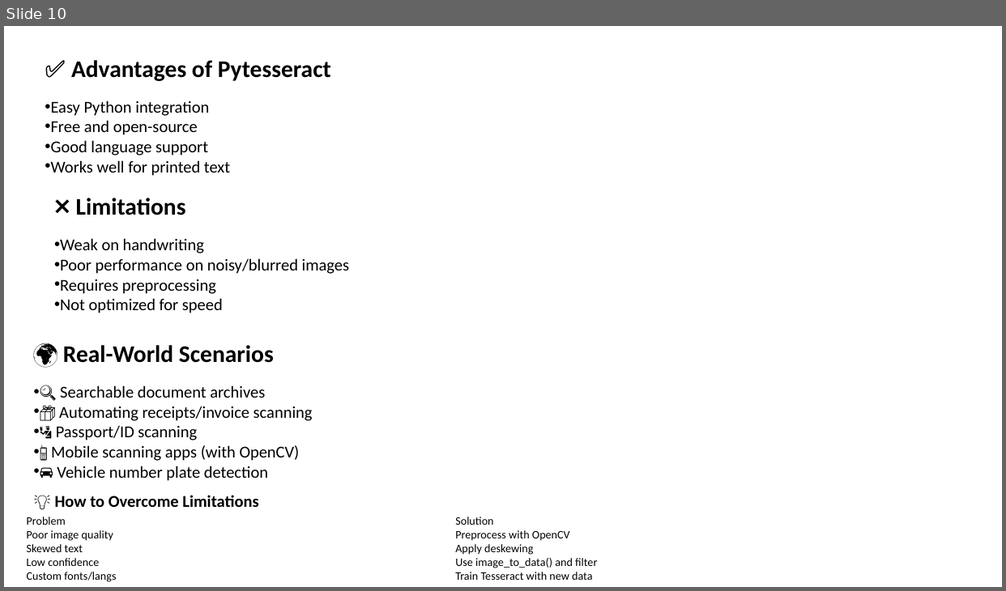
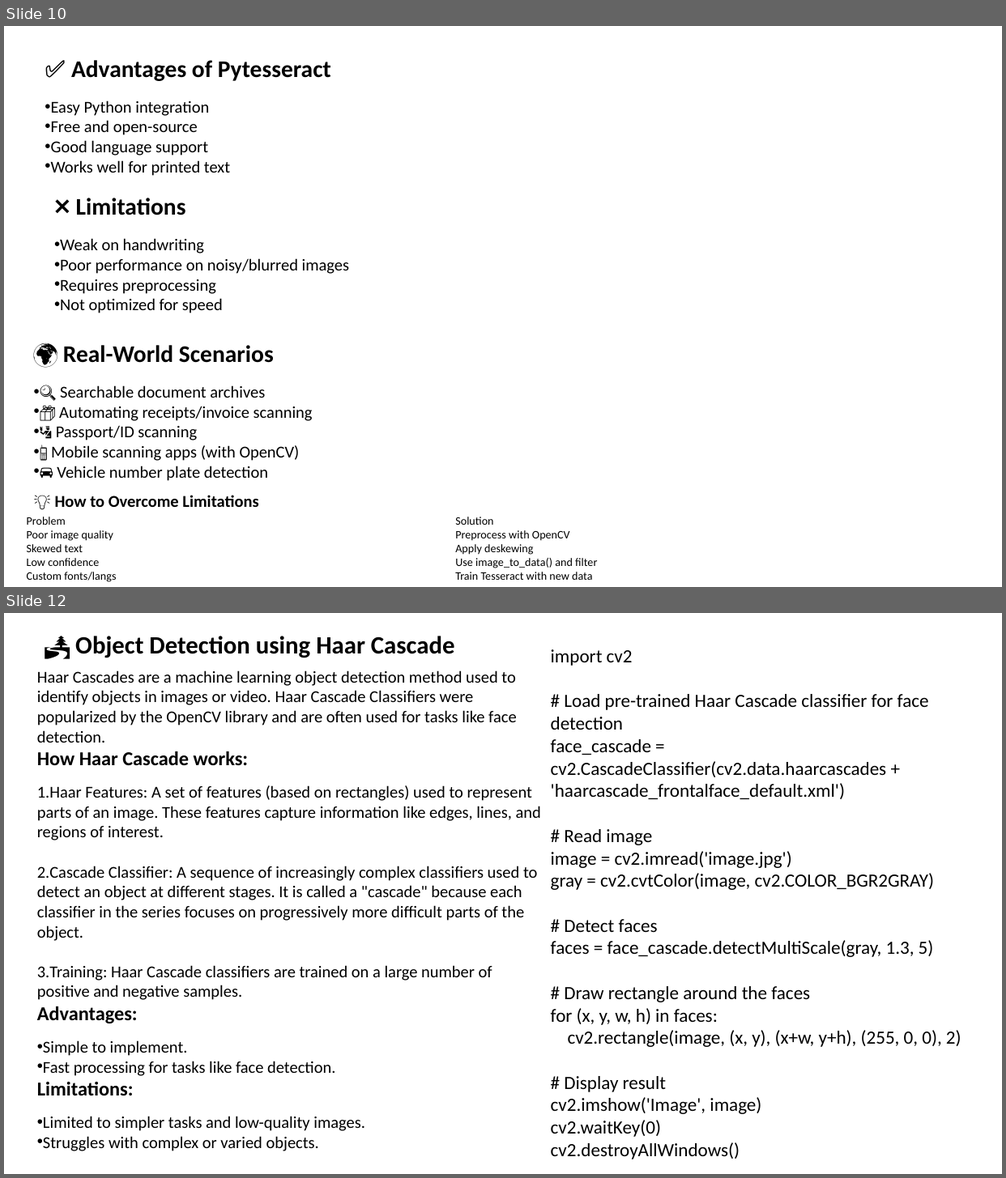
Before and after one commit to shahil04/ds_materials, a slide deck: 9.Deep_learning/class_9_CV_Topics_project.pptx. Shown one above the other, each under a label of ours: slide 10 before the commit, slides 10 and 12 after it; the slides between them are not shown. The pictures are 1006x591 and 1006x1178 pixels, drawn with LibreOffice and Linux fonts; fonts in the diff are those of the drawing. Boxes give left, top, right and bottom in pixels: in the first picture for what was removed or moved away, otherwise in the second. Text is boxed around its words. In the diff, an @@ line names an element or a change of style, - is before the commit and + after.

```diff
--- a/9.Deep_learning/class_9_CV_Topics_project.pptx
+++ b/9.Deep_learning/class_9_CV_Topics_project.pptx
@@ slide 12 added at bbox=[4, 613, 1002, 1174], background #FFFFFF @@
@@ text added at bbox=[75, 636, 455, 658], 24 pt, text #000000, bold @@
+🏞️ Object Detection using Haar Cascade
@@ text added at bbox=[551, 649, 961, 1160], 18 pt, text #000000 @@
+import cv2
+# Load pre-trained Haar Cascade classifier for face detection
+face_cascade = cv2.CascadeClassifier(cv2.data.haarcascades + 'haarcascade_frontalface_default.xml')
+# Read image
+image = cv2.imread('image.jpg')
+gray = cv2.cvtColor(image, cv2.COLOR_BGR2GRAY)
+# Detect faces
+faces = face_cascade.detectMultiScale(gray, 1.3, 5)
+# Draw rectangle around the faces
+for (x, y, w, h) in faces:
+cv2.rectangle(image, (x, y), (x+w, y+h), (255, 0, 0), 2)
+# Display result
+cv2.imshow('Image', image)
+cv2.waitKey(0)
+cv2.destroyAllWindows()
@@ text added at bbox=[37, 671, 541, 1152], 16 pt, text #000000 @@
+Haar Cascades are a machine learning object detection method used to identify objects in images or video. Haar Cascade Classifiers were popularized by the OpenCV library and are often used for tasks like face detection.
+How Haar Cascade works:
+1. Haar Features: A set of features (based on rectangles) used to represent parts of an image. These features capture information like edges, lines, and regions of interest.
+2. Cascade Classifier: A sequence of increasingly complex classifiers used to detect an object at different stages. It is called a "cascade" because each classifier in the series focuses on progressively more difficult parts of the object.
+3. Training: Haar Cascade classifiers are trained on a large number of positive and negative samples.
+Advantages:
+• Simple to implement.
+• Fast processing for tasks like face detection.
+Limitations:
+• Limited to simpler tasks and low-quality images.
+• Struggles with complex or varied objects.
```
Also in this commit, not shown: 3 slides changed, 11 other slides added, 1 slide removed, 16 other files.
